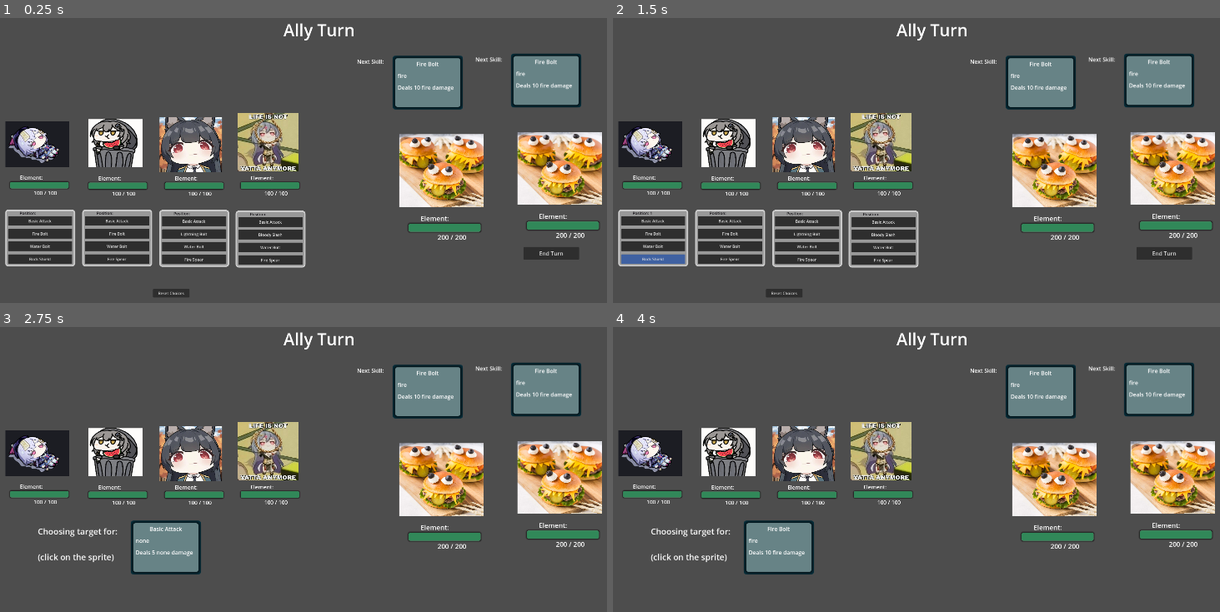
Above: before the commit, frames 1-4 (two rows, left to right).
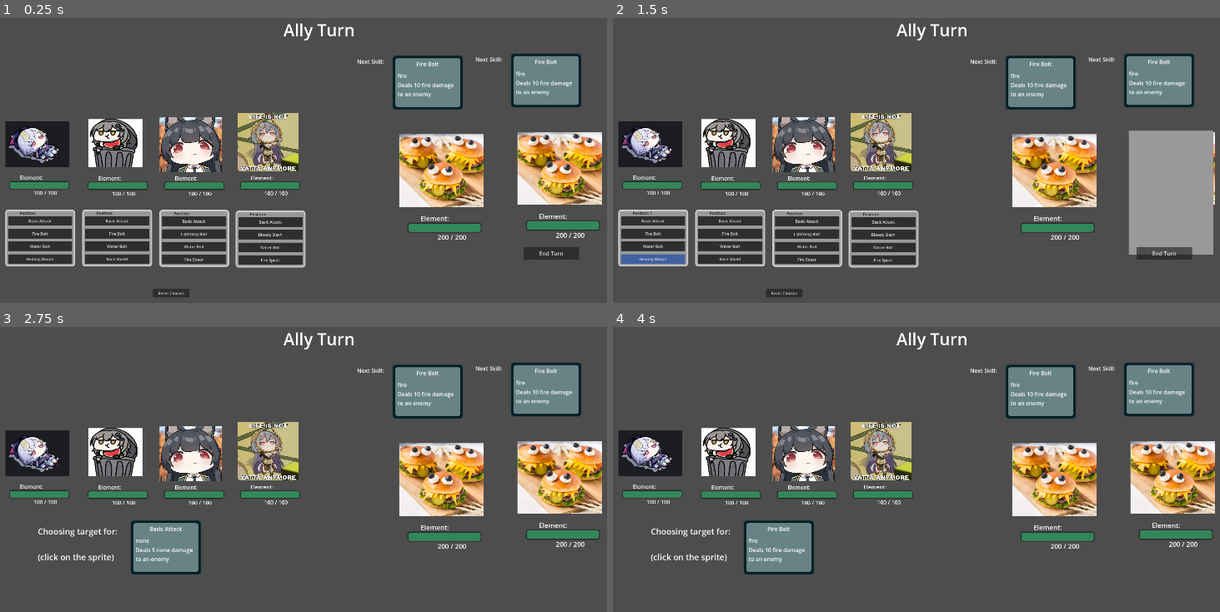
Above: after the commit, the same moments.

Repository: JuneauPlayz/project-burge
Game: Godot game, scene res://scenes/combat_test_2.tscn
The game is run twice, just before and just after one commit, with the same random seed, the same clock (stepped at 60 frames per second) and the same inputs. This scene is started directly instead of the project's main scene.
Inputs (mouse positions are in pixels of both pictures, inside the frame that each line leads up to):
- Up to frame 1 (0.25 s): no input
- Up to frame 2 (1.5 s): click (655, 260) at 0.5 s, where only the run after the commit has a clickable "Healing Bloom"; click (1171, 191) at 1.27 s
- Up to frame 3 (2.75 s): click "Basic Attack" at 2 s
- Up to frame 4 (4 s): click (1171, 500) at 2.77 s; click "Fire Bolt" at 3.5 s

The runs differ from the first frame. In frame 1, 0.4% of the frame differs, in the area x 4-95%, y 21-86%; in frame 2, 6.4%, in the area x 4-99%, y 21-86%; in frame 3, 0.5%; in frame 4, 0.5%.

Commit message:
added healing spell, other various changes
some new variables for skills

Diff:
--- a/resources/Skills/Bloody_Slash.tres
+++ b/resources/Skills/Bloody_Slash.tres
@@ -11,3 +11,4 @@
 damaging = true
 friendly = false
 status_effects = [ExtResource("2_45y2v")]
+target_type = "single_enemy"
--- a/resources/Skills/Fire_Bolt.tres
+++ b/resources/Skills/Fire_Bolt.tres
@@ -10,3 +10,4 @@
 damaging = true
 friendly = false
 status_effects = []
+target_type = "single_enemy"
--- a/resources/Skills/Fire_Spear.tres
+++ b/resources/Skills/Fire_Spear.tres
@@ -10,3 +10,4 @@
 damaging = true
 friendly = false
 status_effects = []
+target_type = "single_enemy"
--- /dev/null
+++ b/resources/Skills/Healing_Bloom.tres
@@ -0,0 +1,15 @@
+[gd_resource type="Resource" script_class="Skill" load_steps=2 format=3 uid="uid://025hve2nq35j"]
+
+[ext_resource type="Script" path="res://scripts/skill.gd" id="1_8nudu"]
+
+[resource]
+script = ExtResource("1_8nudu")
+name = "Healing Bloom"
+damage = 20
+element = "grass"
+damaging = false
+healing = true
+shielding = false
+friendly = true
+status_effects = []
+target_type = "all_allies"
--- a/resources/Skills/Lightning_Bolt.tres
+++ b/resources/Skills/Lightning_Bolt.tres
@@ -10,3 +10,4 @@
 damaging = true
 friendly = false
 status_effects = []
+target_type = "single_enemy"
--- a/resources/Skills/Rock Shield.tres
+++ b/resources/Skills/Rock Shield.tres
@@ -8,5 +8,8 @@
 damage = 20
 element = "earth"
 damaging = false
+healing = false
+shielding = true
 friendly = true
 status_effects = []
+target_type = "all_allies"
--- a/resources/Skills/Water_Bolt.tres
+++ b/resources/Skills/Water_Bolt.tres
@@ -10,3 +10,4 @@
 damaging = true
 friendly = false
 status_effects = []
+target_type = "single_enemy"
--- a/resources/Skills/basic_attack.tres
+++ b/resources/Skills/basic_attack.tres
@@ -10,3 +10,4 @@
 damaging = true
 friendly = false
 status_effects = []
+target_type = "single_enemy"
--- a/scenes/COPIES/combat_manager_COPY.gd
+++ b/scenes/COPIES/combat_manager_COPY.gd
@@ -1,4 +1,4 @@
-extends Node
+``extends Node
 
 @onready var turn_text: Label = $TurnText
 
--- a/scenes/burger_enemy.tscn
+++ b/scenes/burger_enemy.tscn
@@ -10,6 +10,9 @@
 [sub_resource type="StyleBoxFlat" id="StyleBoxFlat_ebmkq"]
 
 [sub_resource type="StyleBoxFlat" id="StyleBoxFlat_6w0c8"]
+bg_color = Color(0.6, 0.6, 0.6, 0)
+
+[sub_resource type="StyleBoxFlat" id="StyleBoxFlat_76n2e"]
 bg_color = Color(0.6, 0.6, 0.6, 0)
 
 [sub_resource type="StyleBoxFlat" id="StyleBoxFlat_xp1kw"]
@@ -84,6 +87,7 @@
 offset_bottom = 576.0
 theme_override_styles/focus = SubResource("StyleBoxFlat_ebmkq")
 theme_override_styles/disabled = SubResource("StyleBoxFlat_6w0c8")
+theme_override_styles/hover_pressed = SubResource("StyleBoxFlat_76n2e")
 theme_override_styles/hover = SubResource("StyleBoxFlat_xp1kw")
 theme_override_styles/pressed = SubResource("StyleBoxFlat_6pkpw")
 theme_override_styles/normal = SubResource("StyleBoxFlat_ysnwy")
--- a/scenes/combat_manager.gd
+++ b/scenes/combat_manager.gd
@@ -98,7 +98,7 @@
 func enemy_turn():
 	await get_tree().create_timer(0.25).timeout
 	enemy_pre_status()
-	await get_tree().create_timer(1).timeout
+	await get_tree().create_timer(0.3).timeout
 	var skill = enemy1.current_skill
 	ally1.receive_skill(skill)
 	ally2.receive_skill(skill)
@@ -106,22 +106,24 @@
 	ally4.receive_skill(skill)
 	hit.emit()
 	enemy1.change_skills()
-	await get_tree().create_timer(1).timeout
+	await get_tree().create_timer(0.1).timeout
 	enemy_post_status()
-	await get_tree().create_timer(1).timeout
+	await get_tree().create_timer(0.3).timeout
 	enemy_turn_done.emit()
 
 func use_skill(skill,target):
-	if skill.friendly == false:
-		target.receive_skill(skill)
-		print("waiting use skill")
-		await reaction_finished
-		print("finished waiting use skill")
-	elif skill.friendly == true:
-		ally1.receive_skill_friendly(skill)
-		ally2.receive_skill_friendly(skill)
-		ally3.receive_skill_friendly(skill)
-		ally4.receive_skill_friendly(skill)
+	if (target == null):
+		if (skill.target_type == "all_allies"):
+			for ally in allies:
+				ally.receive_skill_friendly(skill)
+	else:
+		if skill.damaging == true:
+			target.receive_skill(skill)
+			print("waiting use skill")
+			await reaction_finished
+			print("finished waiting use skill")
+
+
 
 func reaction_signal():
 	await get_tree().create_timer(0.01).timeout
@@ -145,6 +147,7 @@
 	# if changing selection and not unselecting
 	if (ally1skill != -1 and spell_select_ui.selected != 0):
 		action_queue.remove_at(ally1_pos)
+		target_queue.remove_at(ally1_pos)
 		change = true
 	ally1skill = spell_select_ui.selected
 	match spell_select_ui.selected:
@@ -207,6 +210,7 @@
 		0:
 			next_pos -= 1
 			action_queue.remove_at(ally2_pos)
+			target_queue.remove_at(ally2_pos)
 			update_positions(ally2_pos)
 			spell_select_ui.update_pos(0)
 			ally2_pos = -1
@@ -259,6 +263,7 @@
 		0:
 			next_pos -= 1
 			action_queue.remove_at(ally3_pos)
+			target_queue.remove_at(ally3_pos)
 			update_positions(ally3_pos)
 			spell_select_ui.update_pos(0)
 			ally3_pos = -1
@@ -312,6 +317,7 @@
 
 			next_pos -= 1
 			action_queue.remove_at(ally4_pos)
+			target_queue.remove_at(ally4_pos)
 			update_positions(ally4_pos)
 			spell_select_ui.update_pos(0)
 			ally4_pos = -1
@@ -430,22 +436,25 @@
 
 
 func choose_target(skill : Skill):
-	toggle_targeting_ui(skill)
-	hide_skills()
-	hide_ui()
-	targeting_skill_info.visible = true
-	targeting_label.visible = true
-	for enemy in enemies:
-		enemy.enable_targeting_area()
-	new_spell_selected.emit()
-	var target = await target_chosen
-	for enemy in enemies:
-		enemy.disable_targeting_area()
-	print("target found, " + str(target))
-	show_skills()
-	show_ui()
-	toggle_targeting_ui(skill)
-	return target
+	if (skill.target_type == "single_enemy" or skill.target_type == "single_ally"):
+		toggle_targeting_ui(skill)
+		hide_skills()
+		hide_ui()
+		targeting_skill_info.visible = true
+		targeting_label.visible = true
+		for enemy in enemies:
+			enemy.enable_targeting_area()
+		new_spell_selected.emit()
+		var target = await target_chosen
+		for enemy in enemies:
+			enemy.disable_targeting_area()
+		print("target found, " + str(target))
+		show_skills()
+		show_ui()
+		toggle_targeting_ui(skill)
+		return target
+	else:
+		return null
 
 func target_signal(unit):
 	target_chosen.emit(unit)
--- a/scenes/combat_test_2.tscn
+++ b/scenes/combat_test_2.tscn
@@ -9,6 +9,7 @@
 [ext_resource type="Resource" uid="uid://t5il68wvfb0s" path="res://resources/Skills/basic_attack.tres" id="7_ytvil"]
 [ext_resource type="Resource" uid="uid://c3yogn8m318q2" path="res://resources/Skills/Fire_Bolt.tres" id="8_ox83u"]
 [ext_resource type="Resource" uid="uid://dooqfwlwxly5w" path="res://resources/Skills/Water_Bolt.tres" id="9_4meuk"]
+[ext_resource type="Resource" uid="uid://025hve2nq35j" path="res://resources/Skills/Healing_Bloom.tres" id="9_j4haq"]
 [ext_resource type="Resource" uid="uid://dcf2ccmtpg225" path="res://resources/Skills/Fire_Spear.tres" id="10_0ymtv"]
 [ext_resource type="Resource" uid="uid://bya4jpai0ygj5" path="res://resources/Skills/Rock Shield.tres" id="10_r3sqd"]
 [ext_resource type="Texture2D" uid="uid://b3bd5fw4hk3xb" path="res://assets/qiqifallen.png" id="11_4linb"]
@@ -80,8 +81,9 @@
 basic_atk = ExtResource("7_ytvil")
 skill_1 = ExtResource("8_ox83u")
 skill_2 = ExtResource("9_4meuk")
-ult = ExtResource("10_r3sqd")
-health = 100
+ult = ExtResource("9_j4haq")
+health = 100
+max_health = 100
 
 [node name="SpellSelectUi" parent="Ally1" instance=ExtResource("11_kfp4s")]
 offset_left = 27.0
@@ -110,8 +112,9 @@
 basic_atk = ExtResource("7_ytvil")
 skill_1 = ExtResource("8_ox83u")
 skill_2 = ExtResource("9_4meuk")
-ult = ExtResource("10_0ymtv")
-health = 100
+ult = ExtResource("10_r3sqd")
+health = 100
+max_health = 100
 
 [node name="SpellSelectUi" parent="Ally2" instance=ExtResource("11_kfp4s")]
 offset_left = 249.0
@@ -142,6 +145,7 @@
 skill_2 = ExtResource("9_4meuk")
 ult = ExtResource("10_0ymtv")
 health = 100
+max_health = 100
 
 [node name="SpellSelectUi" parent="Ally3" instance=ExtResource("11_kfp4s")]
 offset_left = 471.0
@@ -172,6 +176,7 @@
 skill_2 = ExtResource("9_4meuk")
 ult = ExtResource("10_0ymtv")
 health = 100
+max_health = 100
 
 [node name="SpellSelectUi" parent="Ally4" instance=ExtResource("11_kfp4s")]
 offset_left = 691.0
--- a/scripts/DamageNumbers.gd
+++ b/scripts/DamageNumbers.gd
@@ -1,5 +1,5 @@
 extends Node
-var element_dict = {"none": Color.WHITE, "fire": Color.CORAL, "water": Color.DARK_CYAN, "lightning": Color.PURPLE, "earth": Color.SADDLE_BROWN}
+var element_dict = {"none": Color.WHITE, "fire": Color.CORAL, "water": Color.DARK_CYAN, "lightning": Color.PURPLE, "earth": Color.SADDLE_BROWN, "grass": Color.WEB_GREEN}
 func display_number(value: int, position: Vector2, element : String, reaction : String):
 	var number = Label.new()
 	value = -value
--- a/scripts/ReactionManager.gd
+++ b/scripts/ReactionManager.gd
@@ -124,5 +124,28 @@
 					if hostile == 1:
 						DamageNumbers.display_number(res_value, unit.get_child(2).global_position, elem2, reaction)
 					unit.current_element = "none"
+		"grass":
+			match elem2:
+				"earth":
+					unit.take_damage(roundi(value * hostile))
+					if hostile == 1:
+						DamageNumbers.display_number(res_value, unit.get_child(2).global_position, elem2, reaction)
+					unit.current_element = "none"
+				"fire":
+					unit.take_damage(roundi(value * hostile))
+					if hostile == 1:
+						DamageNumbers.display_number(res_value, unit.get_child(2).global_position, elem2, reaction)
+					unit.current_element = "none"
+				"water":
+					unit.take_damage(roundi(value * hostile))
+					if hostile == 1:
+						DamageNumbers.display_number(res_value, unit.get_child(2).global_position, elem2, reaction)
+					unit.current_element = "none"
+				"lightning":
+					unit.take_damage(roundi(value * hostile))
+					if hostile == 1:
+						DamageNumbers.display_number(res_value, unit.get_child(2).global_position, elem2, reaction)
+					unit.current_element = "none"
+
 	reaction_finished.emit()
 	return true
--- a/scripts/ally.gd
+++ b/scripts/ally.gd
@@ -22,8 +22,8 @@
 	spell_select_ui.skill4 = ult
 	spell_select_ui.load_skills()
 
-	hp_bar.set_hp(health)
-	hp_bar.set_maxhp(health)
+	hp_bar.set_hp(max_health)
+	hp_bar.set_maxhp(max_health)
 
 
 func receive_skill(skill):
@@ -46,9 +46,15 @@
 func receive_skill_friendly(skill):
 	var rounded : int
 	var reaction = ""
+	var number = skill.damage
 	var r = await ReactionManager.reaction(current_element, skill.element, self, skill.damage, 0)
-	self.receive_shielding(skill.damage)
-	DamageNumbers.display_number_plus(skill.damage, damage_number_origin.global_position, skill.element, reaction)
+	if skill.shielding == true:
+		self.receive_shielding(skill.damage)
+	if skill.healing == true:
+		if (health + number >= max_health):
+			number = max_health - health
+		self.receive_healing(skill.damage)
+	DamageNumbers.display_number_plus(number, damage_number_origin.global_position, skill.element, reaction)
 	if (skill.element != "none"):
 		current_element = skill.element
 	#handle status effects
@@ -74,6 +80,8 @@
 
 func receive_healing(healing: int):
 	health += healing
+	if health >= max_health:
+		health = max_health
 	hp_bar.set_hp(health)
 
 func receive_shielding(shielding: int):
--- a/scripts/skill.gd
+++ b/scripts/skill.gd
@@ -5,5 +5,8 @@
 @export var damage : int = 5
 @export var element : String = ""
 @export var damaging = false
+@export var healing = false
+@export var shielding = false
 @export var friendly = false
 @export var status_effects : Array = []
+@export_enum("single_enemy", "single_ally", "all_enemies", "all_allies") var target_type : String
--- a/scripts/unit.gd
+++ b/scripts/unit.gd
@@ -2,6 +2,7 @@
 class_name Unit
 
 @export var health = 0
+@export var max_health = 0
 @export var shield = 0
 
 @export var defense : float
--- a/skill_info.gd
+++ b/skill_info.gd
@@ -1,14 +1,13 @@
 extends Control
 
 @export var skill : Skill
-
 @onready var skill_name: Label = $PanelContainer/PanelContainer/MarginContainer/VBoxContainer/SkillName
 @onready var element: Label = $PanelContainer/PanelContainer/MarginContainer/VBoxContainer/Element
 @onready var description: Label = $PanelContainer/PanelContainer/MarginContainer/VBoxContainer/Description
 
 # Called when the node enters the scene tree for the first time.
 func _ready() -> void:
-	pass # Replace with function body.
+	description.text = ""
 
 
 # Called every frame. 'delta' is the elapsed time since the previous frame.
@@ -16,7 +15,23 @@
 	pass
 
 func update_skill_info():
+	description.text = ""
+	var target = ""
 	skill_name.text = skill.name
 	element.text = skill.element
+	match skill.target_type:
+		"single_enemy":
+			target = "an enemy"
+		"single_ally":
+			target = "an ally"
+		"all_allies":
+			target = "to all allies"
+		"all_enemies":
+			target = "to all enemies"
+
 	if skill.damaging == true:
-		description.text = "Deals " + str(skill.damage) + " " + str(skill.element) + " damage"
+		description.text += "Deals " + str(skill.damage) + " " + str(skill.element) + " damage\nto " + target
+	if skill.shielding == true:
+		description.text += "Shields " + str(skill.damage) + " to " + target
+	if skill.healing == true:
+		description.text += "Heals " + str(skill.damage) + " to " + target
--- a/skill_info.tscn
+++ b/skill_info.tscn
@@ -22,8 +22,6 @@
 shadow_size = 9
 
 [sub_resource type="StyleBoxFlat" id="StyleBoxFlat_pmpuw"]
-
-[sub_resource type="StyleBoxFlat" id="StyleBoxFlat_s8l8u"]
 
 [node name="SkillInfo" type="Control"]
 z_index = 5
@@ -67,10 +65,6 @@
 layout_mode = 2
 text = "Element"
 
-[node name="VSeparator2" type="VSeparator" parent="PanelContainer/PanelContainer/MarginContainer/VBoxContainer"]
-layout_mode = 2
-theme_override_styles/separator = SubResource("StyleBoxFlat_s8l8u")
-
 [node name="Description" type="Label" parent="PanelContainer/PanelContainer/MarginContainer/VBoxContainer"]
 layout_mode = 2
 text = "Description"
Not shown: 1 places in scenes/burger_enemy.tscn that only renumber resources
Not shown: 1 places in scenes/combat_test_2.tscn that only renumber resources
Not shown: 1 places in scenes/spell_select_ui.tscn that only renumber resources
Not shown: 1 places in skill_info.tscn that only renumber resources
